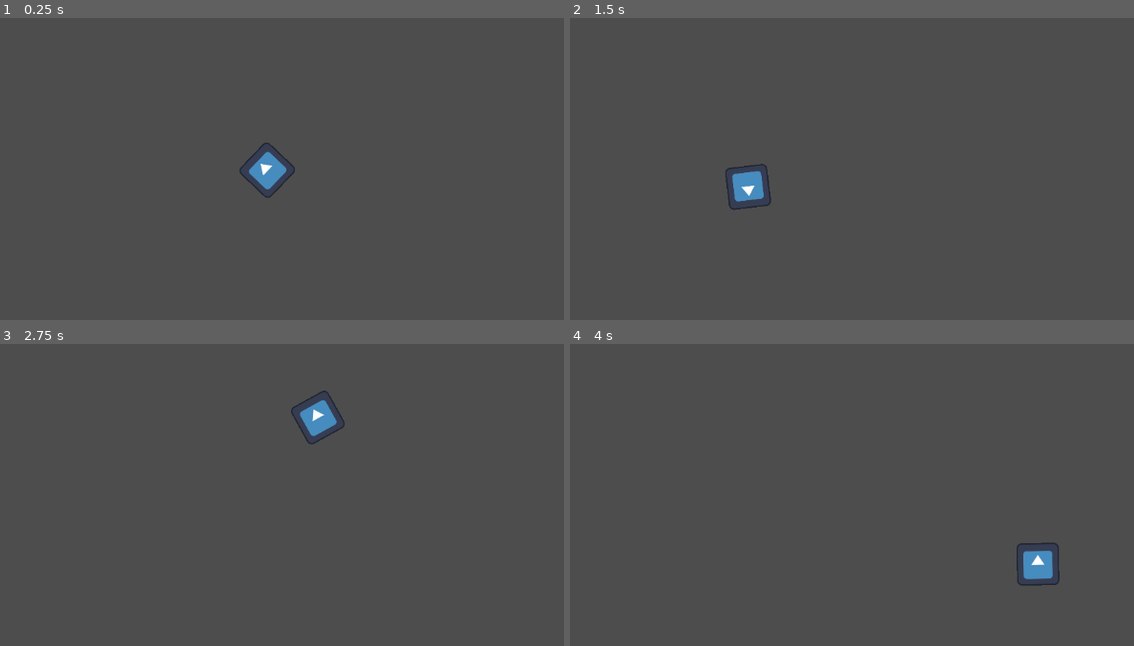
Above: before the commit, frames 1-4 (two rows, left to right).
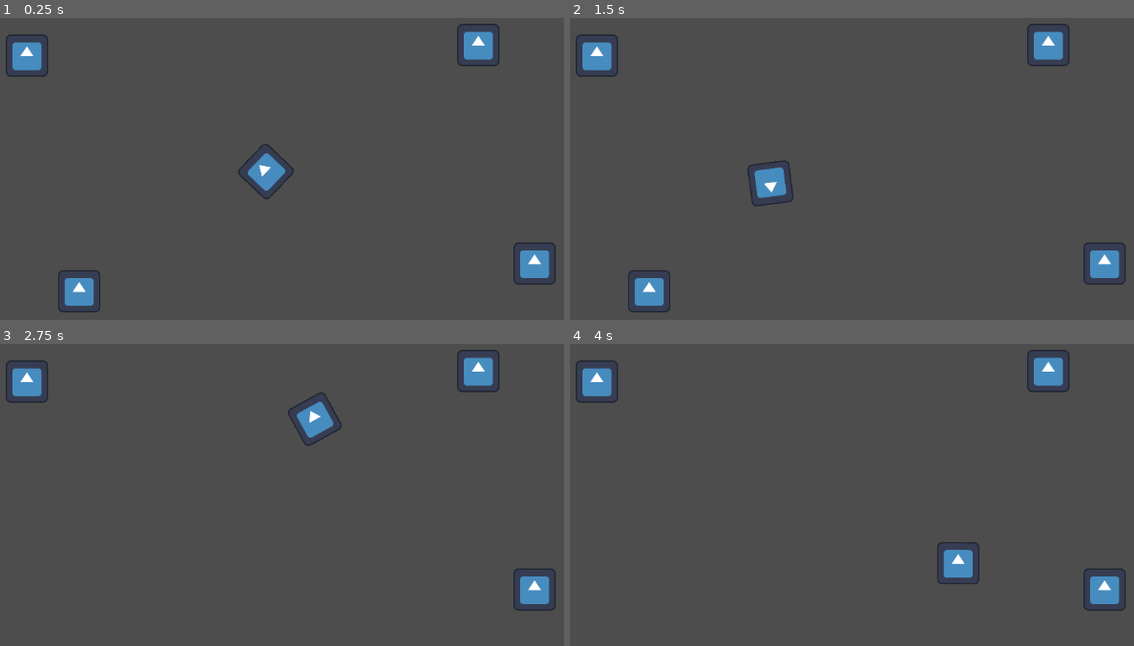
Above: after the commit, the same moments.

Repository: Gonzalo-Pizzolanti/madrid_jam
Game: Godot game, scene res://Scenes/world.tscn
Same seed, same stepped clock (60 frames per second), same inputs: the game is played once before the commit and once after it. The engine's default icon, where the game draws it, is replaced by a stand-in: a white triangle on a blue panel in a dark square.
Inputs (mouse positions are in pixels of both pictures, inside the frame that each line leads up to):
- Up to frame 1 (0.25 s): no input
- Up to frame 2 (1.5 s): move the mouse to (829, 178) at 0.52 s; tap Enter at 1.25 s; move the mouse to (682, 196) at 1.27 s
- Up to frame 3 (2.75 s): move the mouse to (338, 404) at 2.02 s
- Up to frame 4 (4 s): move the mouse to (795, 585) at 2.77 s; tap Space at 3.5 s; move the mouse to (1060, 564) at 3.52 s

The runs differ from the first frame. In frame 1, 2.7% of the frame differs, in the area x 1-99%, y 1-98%; in frame 2, 3.5%; in frame 3, 2.2%; in frame 4, 3.2%.

Commit message:
feat(battery): add battery element

Diff:
--- /dev/null
+++ b/Scenes/battery.tscn
@@ -0,0 +1,29 @@
+[gd_scene load_steps=5 format=3 uid="uid://qxgotddilv0m"]
+
+[ext_resource type="Script" uid="uid://bcsqmr36rjcmd" path="res://Scripts/battery.gd" id="1_23u8t"]
+[ext_resource type="Texture2D" uid="uid://bsyn1bppmxkb7" path="res://icon.svg" id="1_mjabg"]
+
+[sub_resource type="CircleShape2D" id="CircleShape2D_23u8t"]
+radius = 92.0978
+
+[sub_resource type="CircleShape2D" id="CircleShape2D_mjabg"]
+radius = 223.466
+
+[node name="Battery" type="CharacterBody2D"]
+collision_layer = 4
+collision_mask = 8
+script = ExtResource("1_23u8t")
+
+[node name="CollisionShape2D" type="CollisionShape2D" parent="."]
+shape = SubResource("CircleShape2D_23u8t")
+
+[node name="Sprite2D" type="Sprite2D" parent="."]
+texture = ExtResource("1_mjabg")
+
+[node name="range_getter" type="Area2D" parent="."]
+
+[node name="CollisionShape2D" type="CollisionShape2D" parent="range_getter"]
+shape = SubResource("CircleShape2D_mjabg")
+debug_color = Color(0.732001, 0.466751, 0.195495, 0.42)
+
+[connection signal="area_entered" from="range_getter" to="." method="_on_range_getter_area_entered"]
--- a/Scenes/player.tscn
+++ b/Scenes/player.tscn
@@ -1,26 +1,33 @@
-[gd_scene load_steps=6 format=3 uid="uid://bd3kp3tkn7kna"]
+[gd_scene load_steps=8 format=3 uid="uid://bd3kp3tkn7kna"]
 
 [ext_resource type="Script" uid="uid://c4ibv4tqi21wu" path="res://Scripts/player.gd" id="1_cvnsp"]
 [ext_resource type="Texture2D" uid="uid://bsyn1bppmxkb7" path="res://icon.svg" id="2_6t5aa"]
 [ext_resource type="Script" uid="uid://dgnwsfkpde12v" path="res://Scripts/Components/steer.gd" id="3_6t5aa"]
+[ext_resource type="Script" uid="uid://c43gwas4bugrl" path="res://Scripts/collect_area.gd" id="4_vgqql"]
 
 [sub_resource type="CircleShape2D" id="CircleShape2D_cvnsp"]
-radius = 138.521
+radius = 131.548
 
 [sub_resource type="CircleShape2D" id="CircleShape2D_6t5aa"]
 radius = 86.7295
+
+[sub_resource type="CircleShape2D" id="CircleShape2D_vgqql"]
+radius = 193.458
 
 [node name="Player" type="CharacterBody2D"]
 position = Vector2(1, 0)
 input_pickable = true
 script = ExtResource("1_cvnsp")
 
+[node name="timer_energy" type="Timer" parent="."]
+autostart = true
+
 [node name="CollisionShape2D" type="CollisionShape2D" parent="."]
 shape = SubResource("CircleShape2D_cvnsp")
 
-[node name="Area2D" type="Area2D" parent="."]
+[node name="movement_area" type="Area2D" parent="."]
 
-[node name="CollisionShape2D2" type="CollisionShape2D" parent="Area2D"]
+[node name="CollisionShape2D2" type="CollisionShape2D" parent="movement_area"]
 shape = SubResource("CircleShape2D_6t5aa")
 debug_color = Color(0.828975, 0.341365, 0.520172, 0.42)
 
@@ -31,5 +38,13 @@
 script = ExtResource("3_6t5aa")
 metadata/_custom_type_script = "uid://dgnwsfkpde12v"
 
-[connection signal="mouse_entered" from="Area2D" to="." method="_on_area_2d_mouse_entered"]
-[connection signal="mouse_exited" from="Area2D" to="." method="_on_area_2d_mouse_exited"]
+[node name="collect_area" type="Area2D" parent="."]
+script = ExtResource("4_vgqql")
+
+[node name="CollisionShape2D" type="CollisionShape2D" parent="collect_area"]
+shape = SubResource("CircleShape2D_vgqql")
+debug_color = Color(0.862845, 0.199928, 0.736307, 0.42)
+
+[connection signal="timeout" from="timer_energy" to="." method="_on_timer_energy_timeout"]
+[connection signal="mouse_entered" from="movement_area" to="." method="_on_area_2d_mouse_entered"]
+[connection signal="mouse_exited" from="movement_area" to="." method="_on_area_2d_mouse_exited"]
--- a/Scenes/world.tscn
+++ b/Scenes/world.tscn
@@ -1,5 +1,6 @@
-[gd_scene load_steps=2 format=3 uid="uid://cup3il6c8ldjo"]
+[gd_scene load_steps=3 format=3 uid="uid://cup3il6c8ldjo"]
 
+[ext_resource type="PackedScene" uid="uid://qxgotddilv0m" path="res://Scenes/battery.tscn" id="1_go701"]
 [ext_resource type="PackedScene" uid="uid://bd3kp3tkn7kna" path="res://Scenes/player.tscn" id="2_go701"]
 
 [node name="World" type="Node2D"]
@@ -8,4 +9,22 @@
 [node name="Player" parent="." instance=ExtResource("2_go701")]
 position = Vector2(594, 303)
 scale = Vector2(0.5, 0.5)
-speed = 1200
+speed = 1000
+
+[node name="Items" type="Node" parent="."]
+
+[node name="Battery" parent="Items" instance=ExtResource("1_go701")]
+position = Vector2(218, 145)
+scale = Vector2(0.5, 0.5)
+
+[node name="Battery2" parent="Items" instance=ExtResource("1_go701")]
+position = Vector2(985, 460)
+scale = Vector2(0.5, 0.5)
+
+[node name="Battery3" parent="Items" instance=ExtResource("1_go701")]
+position = Vector2(900, 129)
+scale = Vector2(0.5, 0.5)
+
+[node name="Battery4" parent="Items" instance=ExtResource("1_go701")]
+position = Vector2(297, 502)
+scale = Vector2(0.5, 0.5)
--- /dev/null
+++ b/Scripts/battery.gd
@@ -0,0 +1,17 @@
+class_name Battery
+extends CharacterBody2D
+
+var player : Player
+var incremental_velocity : float = 5
+
+func _on_range_getter_area_entered(area: Area2D) -> void:
+	if area is Collect_Area:
+		remove()
+
+
+func remove():
+	var teewn_dissapear = create_tween().set_trans(Tween.TRANS_CIRC).set_ease(Tween.EASE_IN)
+	teewn_dissapear.tween_property(self, "scale", self.scale * 1.25, .25)
+	teewn_dissapear.tween_property(self, "scale", self.scale / 6, .1)
+	await teewn_dissapear.finished
+	queue_free()
--- /dev/null
+++ b/Scripts/collect_area.gd
@@ -0,0 +1,2 @@
+class_name Collect_Area
+extends Area2D
--- a/Scripts/player.gd
+++ b/Scripts/player.gd
@@ -1,11 +1,22 @@
 class_name Player
 extends CharacterBody2D
 
-@export_enum("Slow:800", "Average:1000", "Fast:1200") var speed: int
+@export_enum("Slow:800", "Average:1000", "Fast:1200") var speed: int : set = set_speed
 @onready var steerComponent: SteerComponent = $SteerComponent
 
 var is_hover: bool = false
 const mass: float = 10
+
+func set_speed(new_speed: int):
+	const min_number_speed = 0
+	if speed <= min_number_speed:
+		print('END OF SPEED', speed, min_number_speed)
+	speed = new_speed
+	print(speed)
+
+func substract_speed(amount_speed_substract: int) -> void:
+	var new_speed = speed - amount_speed_substract
+	set_speed(new_speed)
 
 func _process(_delta: float) -> void:
 	queue_redraw()
@@ -30,3 +41,8 @@
 
 func _on_area_2d_mouse_exited() -> void:
 	is_hover = false
+
+
+func _on_timer_energy_timeout() -> void:
+	const amount_energy_substraction = 100
+	substract_speed(amount_energy_substraction)
--- /dev/null
+++ b/Scripts/range_getter.gd
@@ -0,0 +1,2 @@
+class_name Battery_Range_Getter
+extends Area2D
Not shown, added: Scripts/battery.gd.uid
Not shown, added: Scripts/collect_area.gd.uid
Not shown, added: Scripts/range_getter.gd.uid
